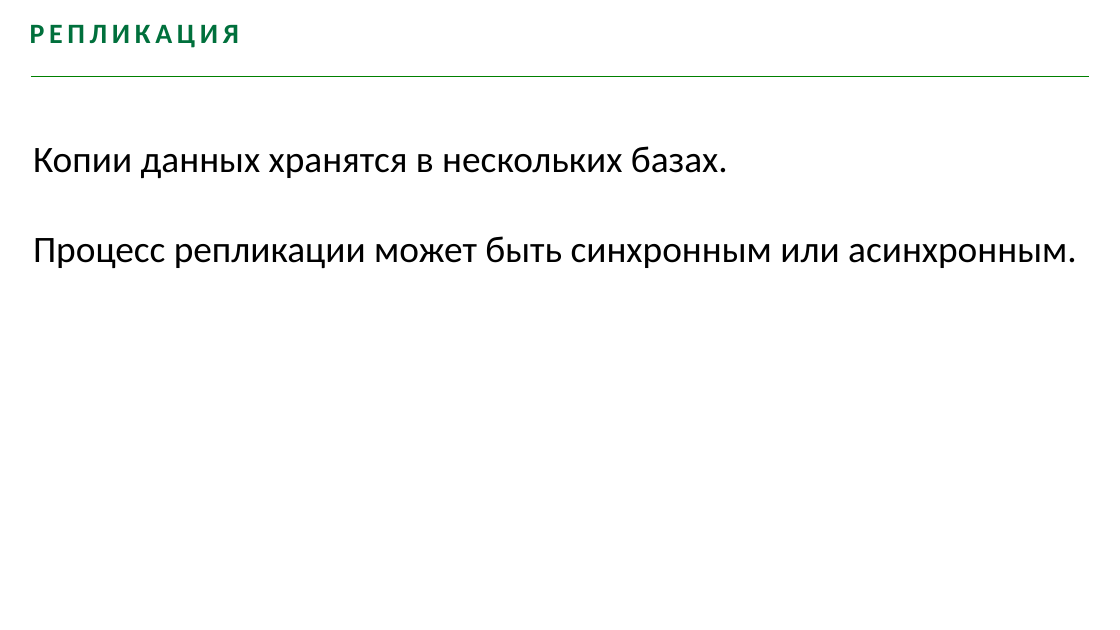
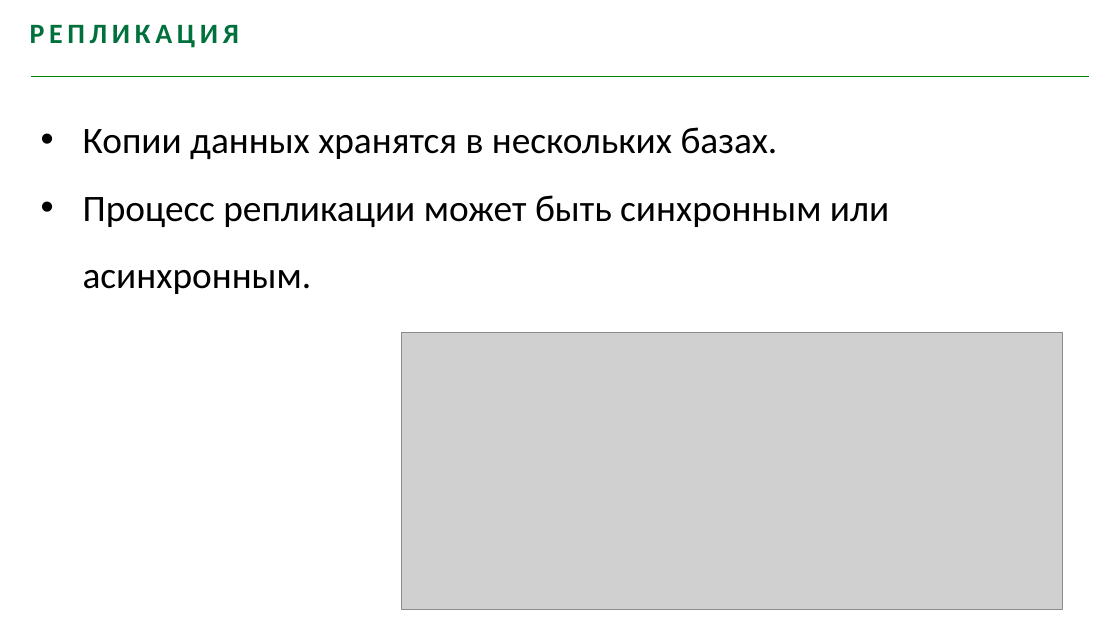
Before and after one commit to youhavebeenforked/JavaSchoolCourse, a slide deck: slide 16 of lessons/18_Hibernate/Лекция Distributed Systems.pptx (slide 17 before the commit). Drawn at 1120x630 pixels with LibreOffice and Linux fonts; fonts in the diff are those of the drawing; grey boxes stand for pictures; background and template pictures are left out. Boxes give left, top, right and bottom in pixels: in the first picture for what was removed or moved away, otherwise in the second. Text is boxed around its words. In the diff, an @@ line names an element or a change of style, - is before the commit and + after.

```diff
--- a/lessons/18_Hibernate/Лекция Distributed Systems.pptx
+++ b/lessons/18_Hibernate/Лекция Distributed Systems.pptx
@@ text "Копии данных хранятся в нескольких ...": place and size @@
-text "Копии данных хранятся в нескольких ..." at (33, 146, 1077, 268)
+text "Копии данных хранятся в нескольких ..." at (83, 127, 889, 294)
@@ text "Копии данных хранятся в нескольких ..." at (83, 127, 889, 294): bullet none to •; line spacing 1 to 1.5 @@
@@ picture added at (401, 333, 1062, 609) @@
```
Also in this commit, not shown: 4 other slides changed, 1 slide added, 2 slides removed.
